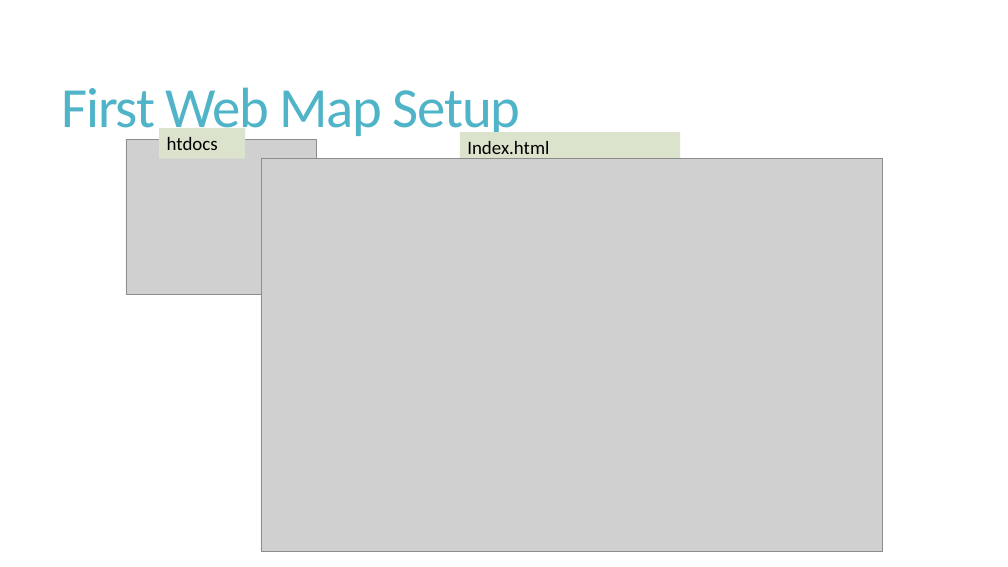
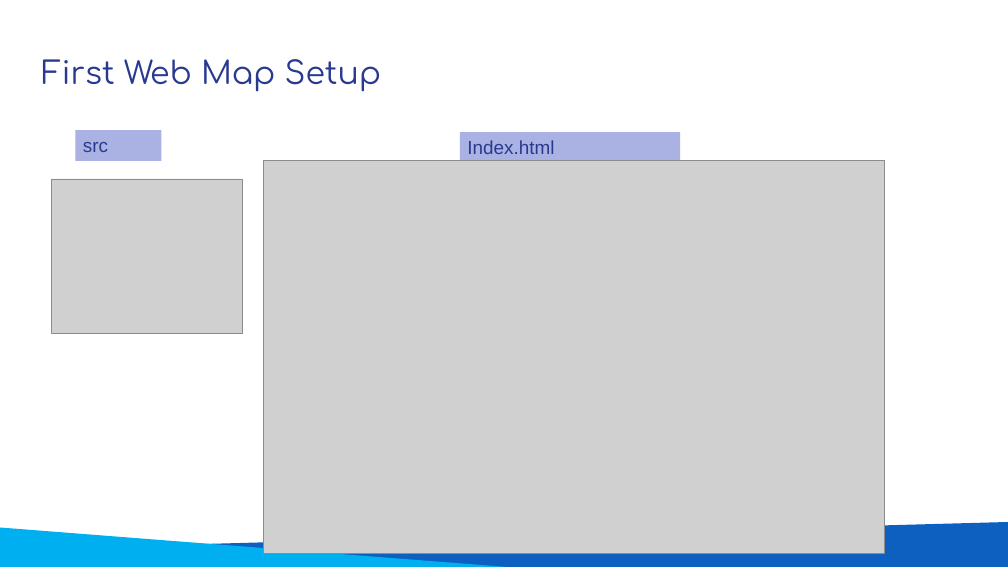
Before and after one commit to dashappgeo/geowebapp, a slide deck: slide 8 of L06_IntroductionToWebMappingWIthLeaflet.pptx. Drawn at 1008x567 pixels with LibreOffice and Linux fonts; fonts in the diff are those of the drawing; grey boxes stand for pictures. Boxes give left, top, right and bottom in pixels: in the first picture for what was removed or moved away, otherwise in the second. Text is boxed around its words. In the diff, an @@ line names an element or a change of style, - is before the commit and + after.

```diff
--- a/L06_IntroductionToWebMappingWIthLeaflet.pptx
+++ b/L06_IntroductionToWebMappingWIthLeaflet.pptx
@@ title "First Web Map Setup": place and size @@
-title "First Web Map Setup" at <box>62,87,520,140</box>
+title "First Web Map Setup" at <box>42,59,381,92</box>
@@ title "First Web Map Setup" at <box>42,59,381,92</box>: size 54 to 30 pt, font Calibri to Comfortaa, text colour #50B4C8 to #2A3990, letter spacing -1.2 to 0 pt; line spacing 0.85 to 1; vertical alignment middle to top @@
@@ rectangle "src": place and size @@
-rectangle "src" at <box>160,128,246,158</box>
+rectangle "src" at <box>76,130,162,160</box>
@@ rectangle "src" at <box>76,130,162,160</box>: fill #DCE3CC to #AAB2E3 @@
@@ text in rectangle at <box>83,142,108,152</box>: text changed; font Calibri to Arial; text colour #000000 to #2A3990 @@
-htdocs
+src
@@ rectangle "Index.html" at <box>460,132,680,163</box>: font Calibri to Arial, text colour #000000 to #2A3990; fill #DCE3CC to #AAB2E3 @@
@@ picture: place and size @@
-picture at <box>126,140,317,295</box>
+picture at <box>52,179,243,334</box>
@@ freeform shape added at <box>0,528,524,567</box>, fill #00AFEF @@
@@ freeform shape added at <box>2,522,1008,567</box>, fill #0E60C0 @@
```
Also in this commit, not shown: 9 other slides changed.
